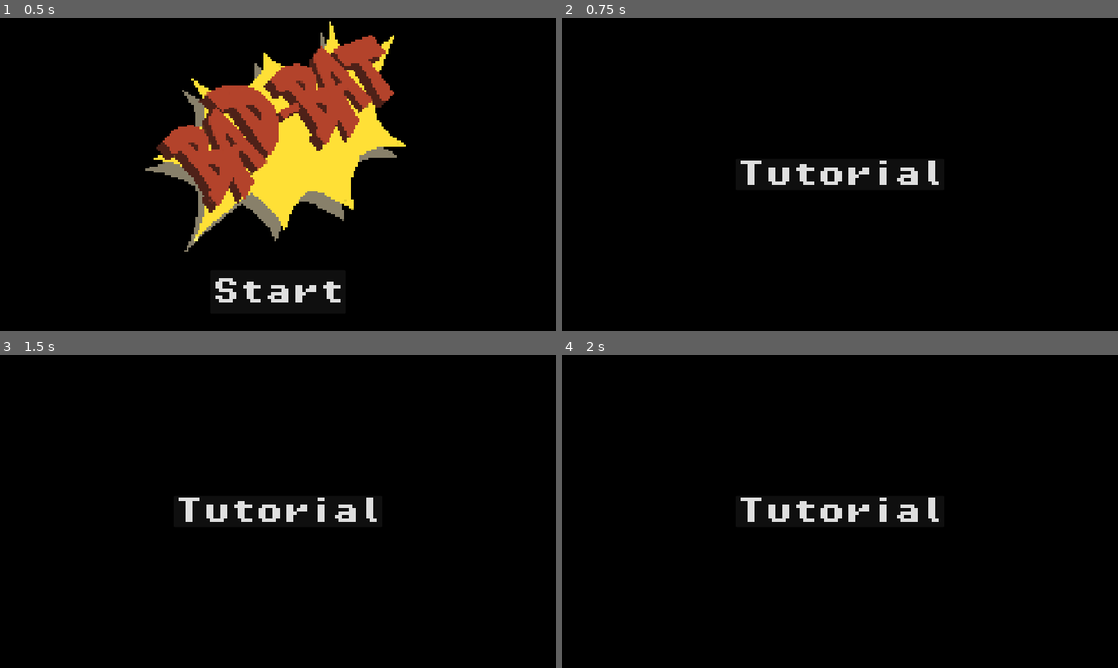
Above: before the commit, frames 1-4 (two rows, left to right).
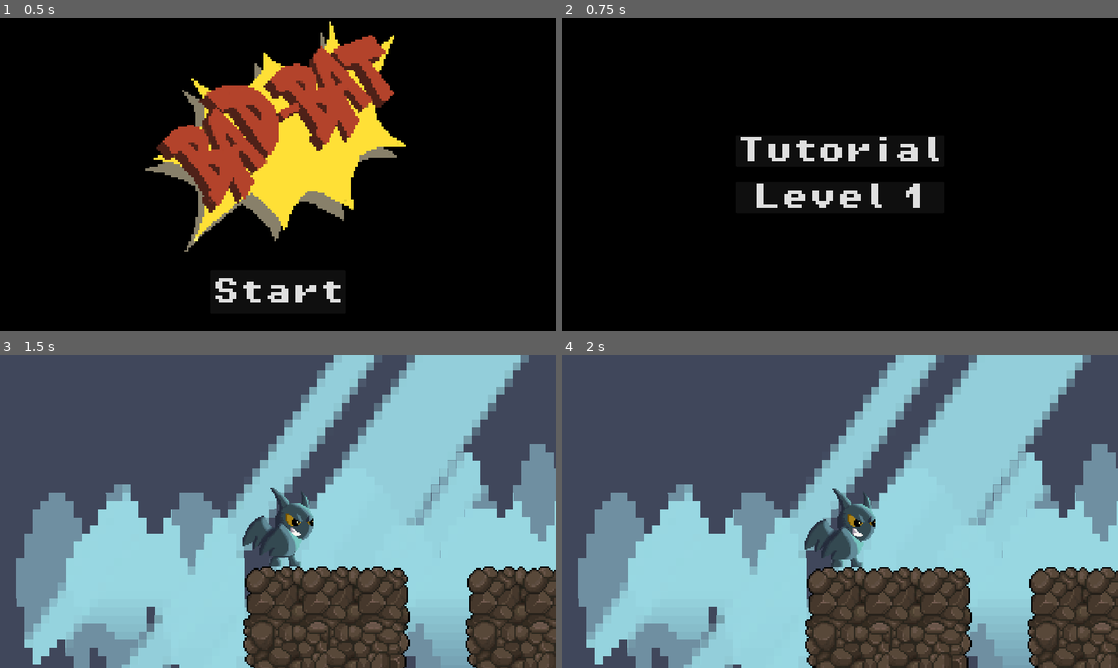
Above: after the commit, the same moments.

Repository: jordanlevy96/Bad-Bat
Game: Godot game, scene res://scenes/title.tscn
Two runs of this game, one before a commit and one after it. Both use one fixed random seed, a clock stepped at 60 frames per second and the inputs below.
Inputs (mouse positions are in pixels of both pictures, inside the frame that each line leads up to):
- Up to frame 1 (0.5 s): no input
- Up to frame 2 (0.75 s): click "Start" at 0.5 s
- Up to frame 3 (1.5 s): click (278, 533) at 1.25 s, where only the run after the commit has a clickable "Level 1"
- Up to frame 4 (2 s): no input

Frame 1 is identical in both runs. In frame 2, 2.6% of the frame differs, in the area x 32-68%, y 38-61%; in frame 3, 99%; in frame 4, 99%, in the area x 0-100%, y 0-100%.

Commit message:
add level to select screen

Diff:
--- a/scenes/levels/level_select.tscn
+++ b/scenes/levels/level_select.tscn
@@ -46,6 +46,7 @@
 
 [node name="VBoxContainer" type="VBoxContainer" parent="CenterContainer"]
 layout_mode = 2
+theme_override_constants/separation = 35
 
 [node name="TutorialButton" type="Button" parent="CenterContainer/VBoxContainer"]
 layout_mode = 2
@@ -55,9 +56,17 @@
 "
 metadata/_edit_use_anchors_ = true
 
+[node name="Level01Button" type="Button" parent="CenterContainer/VBoxContainer"]
+layout_mode = 2
+theme_override_fonts/font = ExtResource("3_xpk73")
+theme_override_font_sizes/font_size = 64
+text = "Level 1"
+metadata/_edit_use_anchors_ = true
+
 [node name="MessageTimer" type="Timer" parent="."]
 wait_time = 2.0
 one_shot = true
 
 [connection signal="pressed" from="CenterContainer/VBoxContainer/TutorialButton" to="." method="_on_tutorial_button_pressed"]
+[connection signal="pressed" from="CenterContainer/VBoxContainer/Level01Button" to="." method="_on_level_01_button_pressed"]
 [connection signal="timeout" from="MessageTimer" to="." method="_on_message_timer_timeout"]
--- a/scripts/level_select.gd
+++ b/scripts/level_select.gd
@@ -8,5 +8,8 @@
 	print($MessageTimer)
 
 func _on_message_timer_timeout():
-	print('timeout')
 	get_tree().change_scene_to_file("res://scenes/levels/tutorial.tscn")
+
+
+func _on_level_01_button_pressed():
+	get_tree().change_scene_to_file("res://scenes/levels/level_01.tscn")
Not shown: 1 places in scenes/levels/level_select.tscn that only renumber resources
